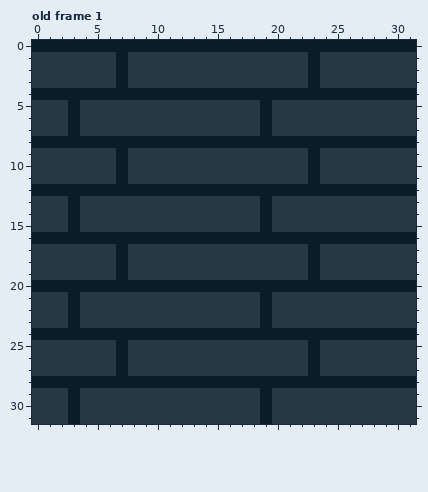
One commit to this pixel-art file: Document/Map/Back_Map3_M.aseprite. Above: the version before the commit.
32x32 pixels, 2 frames. Shown: old frame 1. The commit also changed other frames, which this record leaves out.
Once edited:
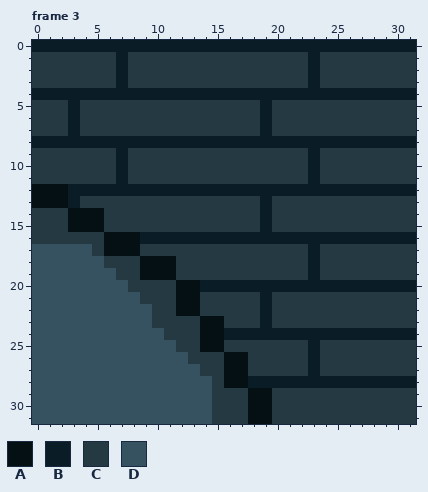
Palette (. is transparent): A #051015  B #0a1d26  C #253943  D #365260
A new or re-ordered frame is compared with the old frame closest to it.
Difference:
frames 2 -> 7
layer "Layer 2" added
Frame 3 is new; against old frame 1, layer "Layer 2":
y 12: x 0..2 BBB -> AAA
y 13: x 0..2 CCC -> AAA
y 14..15: x 3..5 BCC -> AAA
y 16: x 0..8 BBBBBBBBB -> CCCCCCAAA
y 17: x 0..4 CCCCC -> DDDDD; x 6..8 CBC -> AAA
y 18: x 0..5 CCCCCC -> DDDDDD; x 7 B -> C; x 9..11 CCC -> AAA
y 19: x 0..7 CCCCCCCB -> DDDDDDDC; x 9..11 CCC -> AAA
y 20: x 0..13 BBBBBBBBBBBBBB -> DDDDDDDDCCCCAA
y 21: x 0..8 CCCBCCCCC -> DDDDDDDDD; x 12..13 CC -> AA
y 22: x 0..9 CCCBCCCCCC -> DDDDDDDDDD; x 12..13 CC -> AA
y 23: x 0..9 CCCBCCCCCC -> DDDDDDDDDD; x 14..15 CC -> AA
y 24: x 0..15 BBBBBBBBBBBBBBBB -> DDDDDDDDDDDCCCAA
y 25: x 0..11 CCCCCCCBCCCC -> DDDDDDDDDDDD; x 14..15 CC -> AA
y 26: x 0..12 CCCCCCCBCCCCC -> DDDDDDDDDDDDD; x 16..17 CC -> AA
y 27: x 0..13 CCCCCCCBCCCCCC -> DDDDDDDDDDDDDD; x 16..17 CC -> AA
y 28: x 0..17 BBBBBBBBBBBBBBBBBB -> DDDDDDDDDDDDDDDCAA
y 29..31: x 0..14 CCCBCCCCCCCCCCC -> DDDDDDDDDDDDDDD; x 18..19 CB -> AA
Boxes around the changes in both pictures, in picture pixels (x1, y1, x2, y2):
changed: (32, 184, 272, 424)
